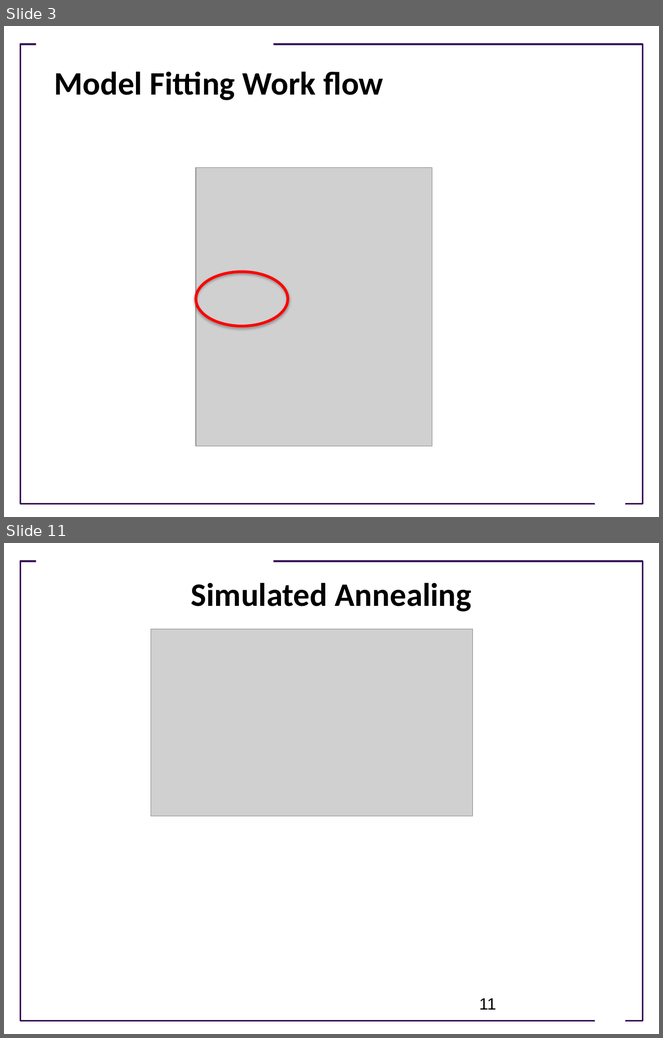
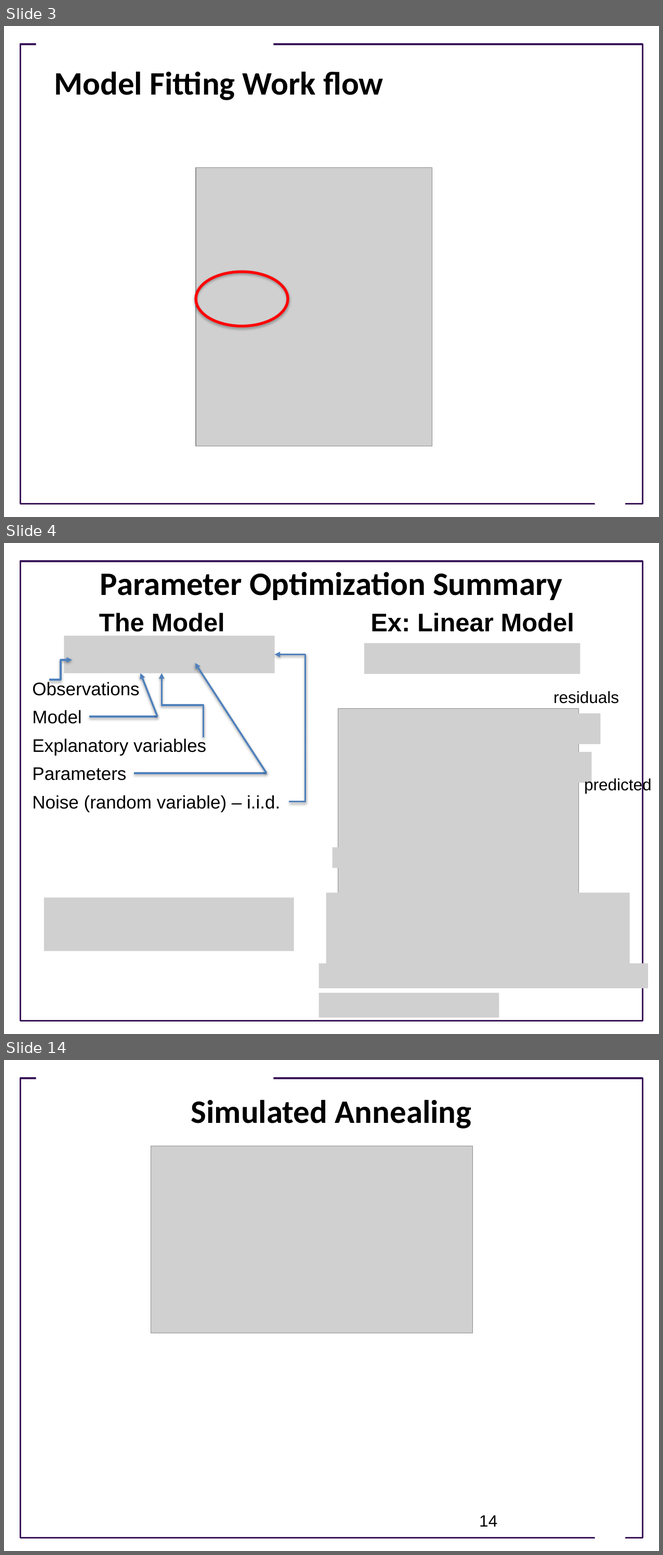
Before and after one commit to ModelEngineering/advancing-biomedical-models, a slide deck: Lectures/Lecture_8_Model_Fitting_Optimization_Techniques.pptx. Shown one above the other, each under a label of ours: slides 3 and 11 before the commit, slides 3, 4 and 14 after it; the slides between them are not shown. The pictures are 663x1038 and 663x1555 pixels, drawn with LibreOffice and Linux fonts; fonts in the diff are those of the drawing; grey boxes stand for pictures; background and template pictures are left out. Boxes give left, top, right and bottom in pixels: in the first picture for what was removed or moved away, otherwise in the second. Text is boxed around its words. In the diff, an @@ line names an element or a change of style, - is before the commit and + after.

```diff
--- a/Lectures/Lecture_8_Model_Fitting_Optimization_Techniques.pptx
+++ b/Lectures/Lecture_8_Model_Fitting_Optimization_Techniques.pptx
@@ slide 4 added at box(4, 543, 659, 1034), background #FFFFFF; not listed: 1 template element that a slide beside it also shows @@
@@ title added at box(100, 572, 562, 600), 36 pt, text #000000, bold @@
+Parameter Optimization Summary
@@ text added at box(99, 613, 225, 637), 28 pt, text #000000, bold @@
+The Model
@@ text added at box(371, 613, 574, 632), 28 pt, text #000000, bold @@
+Ex: Linear Model
@@ picture added at box(64, 636, 275, 674) @@
@@ picture added at box(364, 643, 581, 674) @@
@@ elbow arrow added from (49, 680) to (72, 661), #4F81BD 2 pt @@
@@ arrow added from (267, 774) to (195, 663), #4F81BD 2 pt @@
@@ elbow arrow added from (289, 802) to (274, 654), #4F81BD 2 pt @@
@@ text added at box(32, 681, 139, 696), 20 pt, text #000000 @@
+Observations
@@ arrow added from (157, 717) to (140, 674), #4F81BD 2 pt @@
@@ elbow arrow added from (203, 737) to (162, 674), #4F81BD 2 pt @@
@@ text added at box(32, 710, 81, 724), 20 pt, text #000000 @@
+Model
@@ line added from (89, 717) to (157, 717), #4F81BD 2 pt @@
@@ text added at box(32, 737, 206, 755), 20 pt, text #000000 @@
+Explanatory variables
@@ text added at box(32, 768, 126, 781), 20 pt, text #000000 @@
+Parameters
@@ line added from (133, 774) to (267, 774), #4F81BD 2 pt @@
@@ group added at box(332, 691, 651, 898): 5 pictures, 2 texts @@
+residuals
+predicted
@@ text added at box(32, 795, 280, 812), 20 pt, text #000000 @@
+Noise (random variable) – i.i.d.
@@ picture added at box(44, 898, 294, 952) @@
@@ picture added at box(326, 893, 631, 967) @@
@@ picture added at box(86, 924, 102, 947) @@
@@ picture added at box(319, 964, 649, 989) @@
@@ picture added at box(319, 993, 500, 1018) @@
@@ what was slide 11 is now slide 14 @@
@@ page number at box(479, 1516, 497, 1527): text changed @@
-11
+14
```
Also in this commit, not shown: 3 slides changed, 6 other slides added, 4 slides removed.
